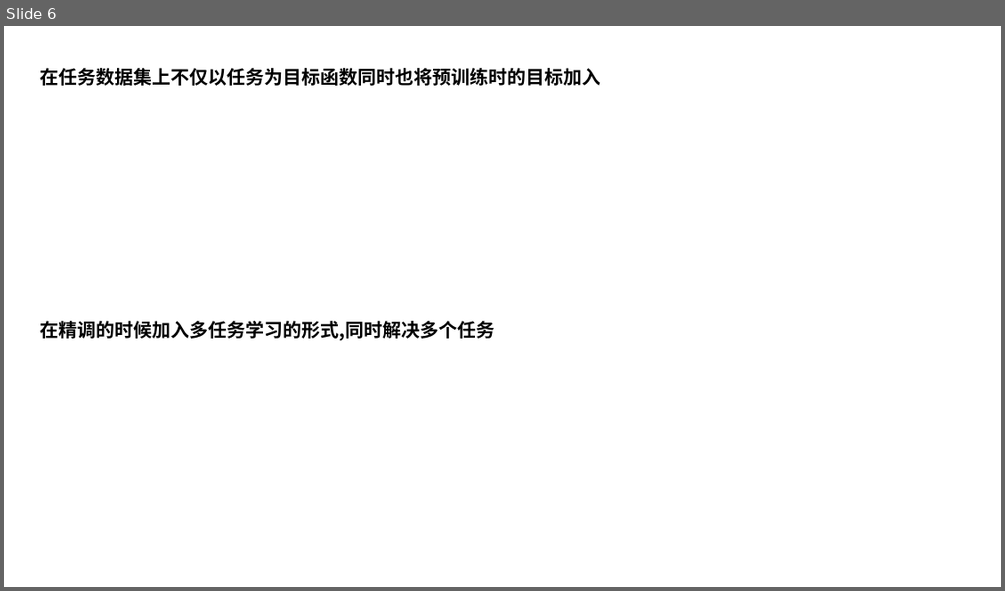
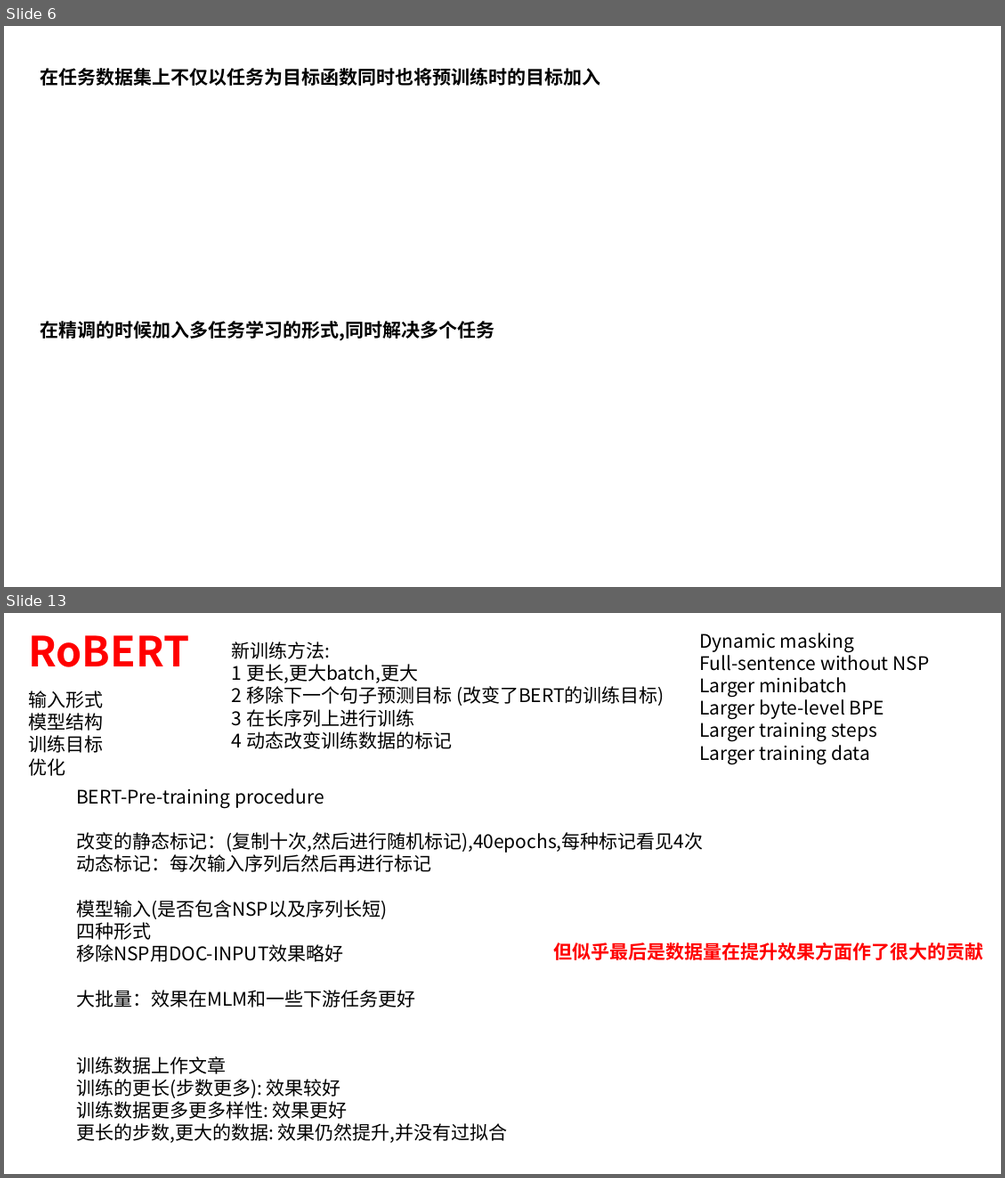
Before and after one commit to xiaojkql/Interview-Prepare, a slide deck: 预训练模型/summary.pptx. Shown one above the other, each under a label of ours: slide 6 before the commit, slides 6 and 13 after it; the slides between them are not shown. The pictures are 1005x591 and 1005x1178 pixels, drawn with LibreOffice and Linux fonts; fonts in the diff are those of the drawing. Boxes give left, top, right and bottom in pixels: in the first picture for what was removed or moved away, otherwise in the second. Text is boxed around its words. In the diff, an @@ line names an element or a change of style, - is before the commit and + after.

```diff
--- a/预训练模型/summary.pptx
+++ b/预训练模型/summary.pptx
@@ slide 13 added at (4,613,1001,1174), background #FFFFFF @@
@@ text added at (28,635,189,667), 40 pt, text #FF0000, bold @@
+RoBERT
@@ text added at (699,633,930,764), 18 pt, text #000000 @@
+Dynamic masking
+Full-sentence without NSP
+Larger minibatch
+Larger byte-level BPE
+Larger training steps
+Larger training data
@@ text added at (232,641,664,749), 18 pt, text #000000 @@
+新训练方法:
+1 更长,更大batch,更大
+2 移除下一个句子预测目标 (改变了BERT的训练目标)
+3 在长序列上进行训练
+4 动态改变训练数据的标记
@@ text added at (28,690,103,776), 18 pt, text #000000 @@
+输入形式
+模型结构
+训练目标
+优化
@@ text added at (76,788,703,1007), 18 pt, text #000000 @@
+BERT-Pre-training procedure
+改变的静态标记：(复制十次,然后进行随机标记),40epochs,每种标记看见4次
+动态标记：每次输入序列后然后再进行标记
+模型输入(是否包含NSP以及序列长短)
+四种形式
+移除NSP用DOC-INPUT效果略好
+大批量：效果在MLM和一些下游任务更好
@@ text added at (554,942,984,960), 18 pt, text #FF0000, bold @@
+但似乎最后是数据量在提升效果方面作了很大的贡献
@@ text added at (76,1056,508,1143), 18 pt, text #000000 @@
+训练数据上作文章
+训练的更长(步数更多): 效果较好
+训练数据更多更多样性: 效果更好
+更长的步数,更大的数据: 效果仍然提升,并没有过拟合
```
Also in this commit, not shown: 1 slide changed, 17 other slides added, 1 slide removed.
